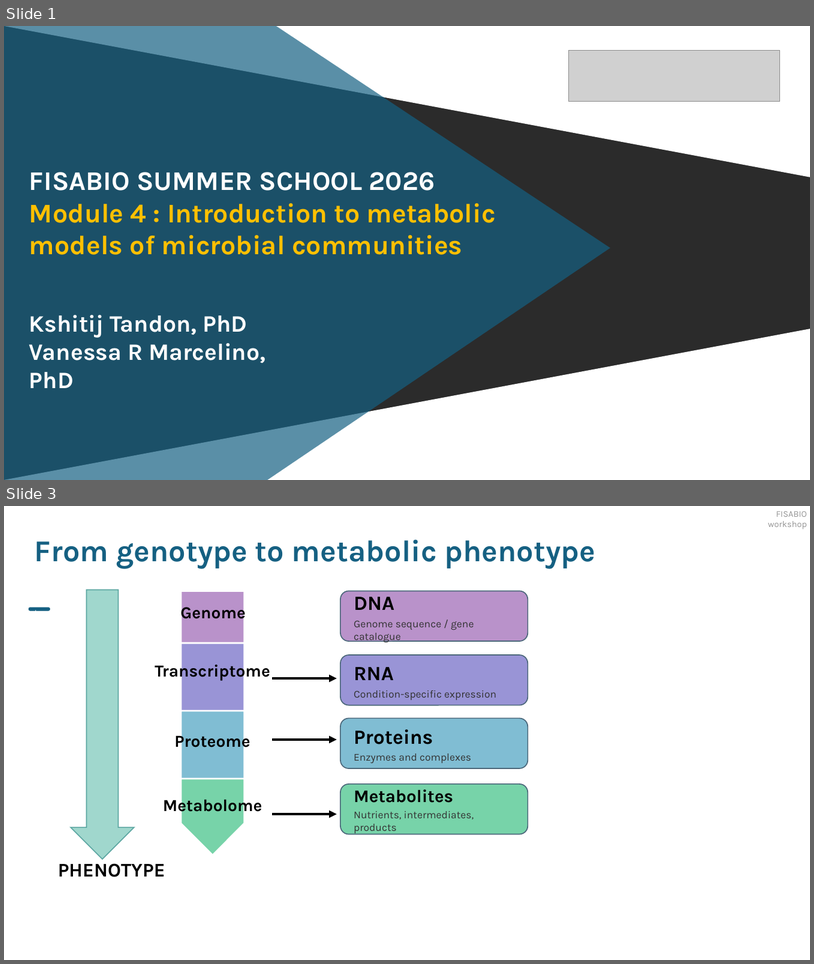
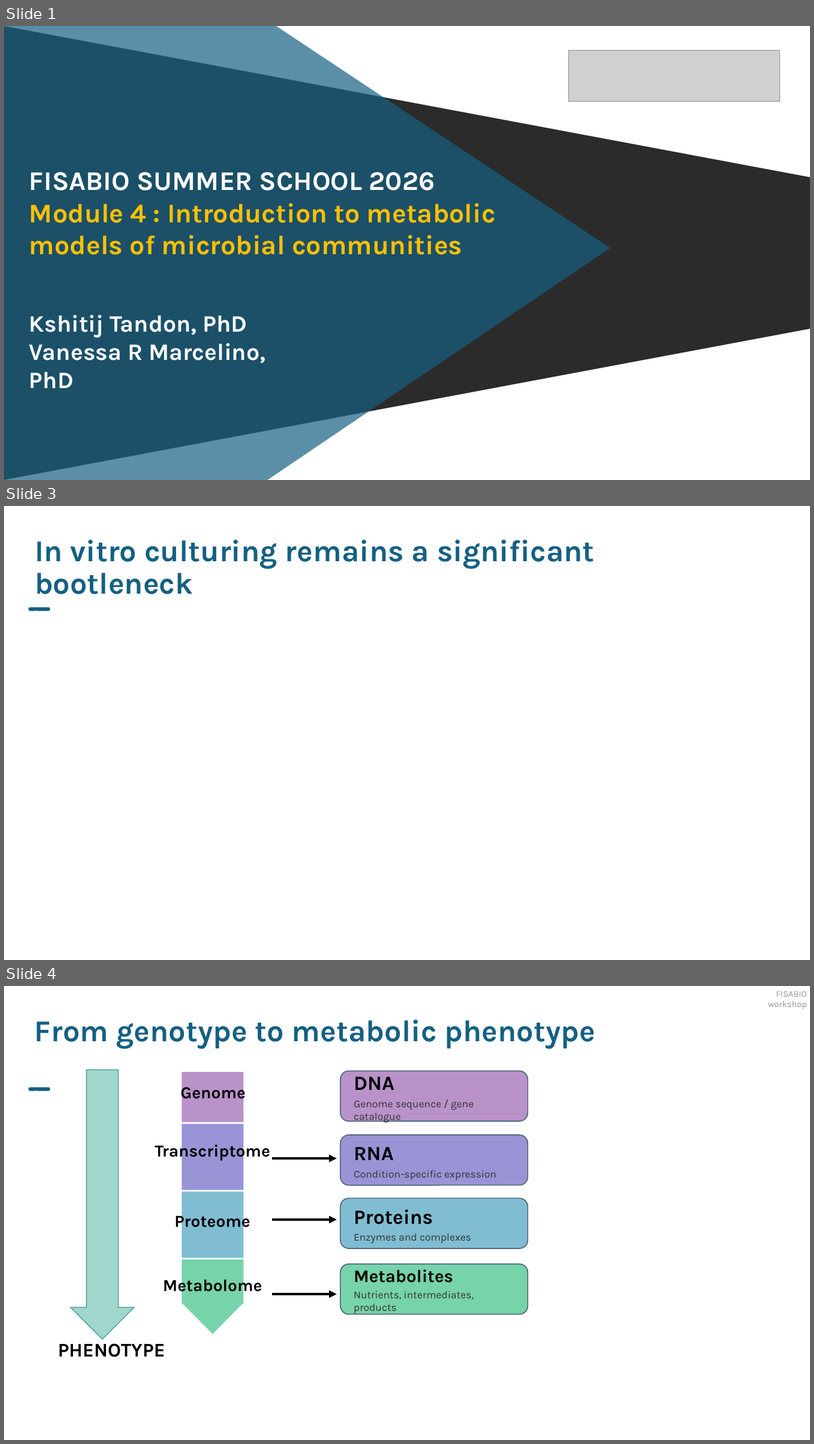
Before and after one commit to kshitijtandon/fisabio-gapseq-workshop, a slide deck: slides/FISABIO_workshop_v1.pptx. Shown one above the other, each under a label of ours: slides 1 and 3 before the commit, slides 1, 3 and 4 after it; the slides between them are not shown. The pictures are 814x964 and 814x1444 pixels, drawn with LibreOffice and Linux fonts; fonts in the diff are those of the drawing; grey boxes stand for pictures; background and template pictures are left out; a plain dark background stands for a picture behind light text. Boxes give left, top, right and bottom in pixels: in the first picture for what was removed or moved away, otherwise in the second. Text is boxed around its words. In the diff, an @@ line names an element or a change of style, - is before the commit and + after.

```diff
--- a/slides/FISABIO_workshop_v1.pptx
+++ b/slides/FISABIO_workshop_v1.pptx
@@ slide 3 added at (4, 506, 810, 960), background #FFFFFF @@
@@ text added at (35, 540, 595, 594), 36 pt, text #156082, bold @@
+In vitro culturing remains a significant bootleneck
@@ what was slide 3 is now slide 4 @@
```
Also in this commit, not shown: 1 slide changed, 1 other file.
